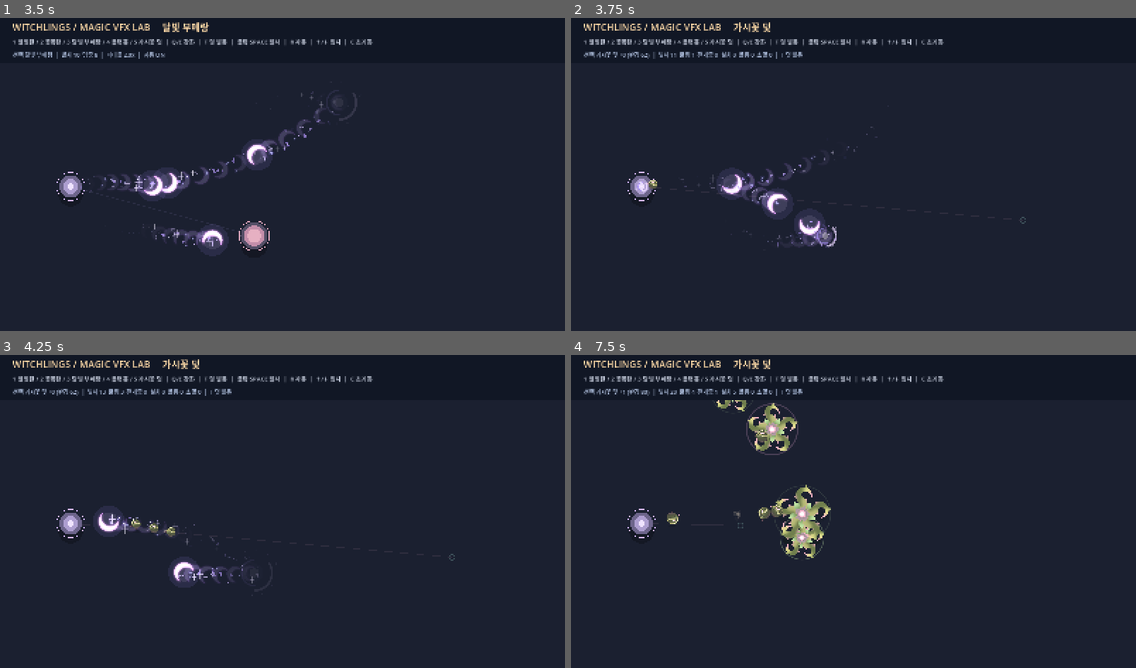
Above: before the commit, frames 1-4 (two rows, left to right).
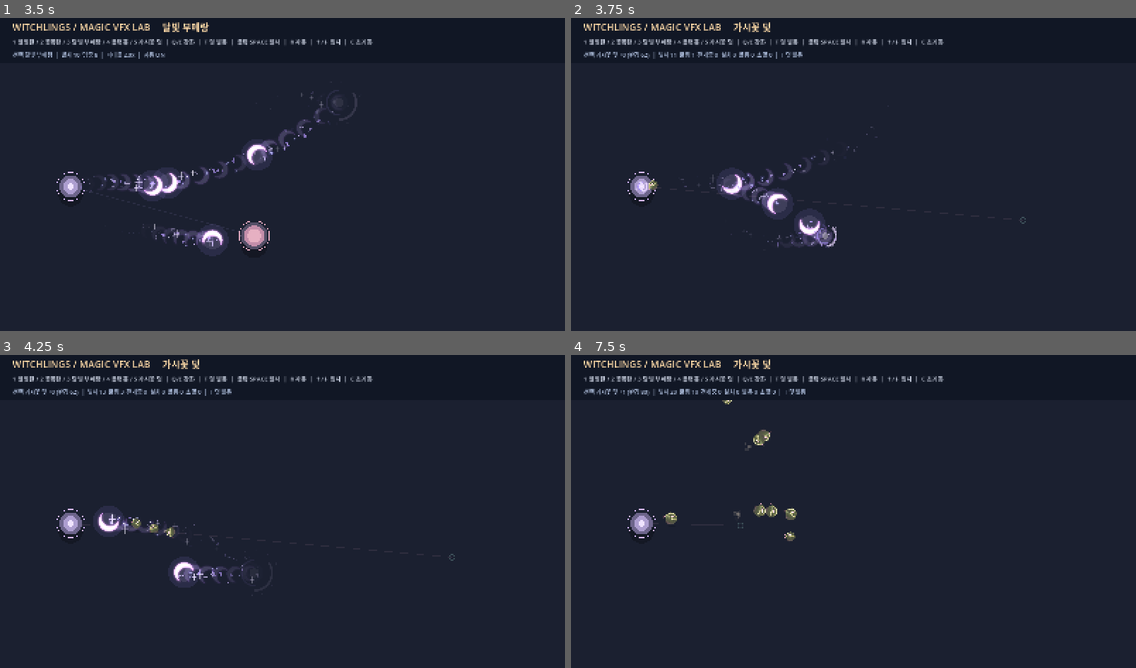
Above: after the commit, the same moments.

Repository: LittleEvasn/Test-Room
Game: Godot game, scene res://scenes/main.tscn
Two runs of this game, one before a commit and one after it. Both use one fixed random seed, a clock stepped at 60 frames per second and the inputs below.
Inputs (mouse positions are in pixels of both pictures, inside the frame that each line leads up to):
- Up to frame 1 (3.5 s): tap Enter at 0.5 s; move the mouse to (406, 155) at 0.52 s; hold Up 0.53-1.25 s; tap 1 at 0.6 s; click (406, 155) at 0.67 s; tap Space at 0.77 s; drag from (169, 187) to (254, 237) at 1.27 s; move the mouse to (339, 102) at 2.02 s; hold Up 2.03-2.75 s; tap 3 at 2.1 s; click (339, 102) at 2.17 s; drag from (254, 237) to (113, 124) at 2.77 s
- Up to frame 2 (3.75 s): move the mouse to (1023, 221) at 3.52 s; hold Down from 3.53 s (still down); tap 5 at 3.6 s; click (1023, 221) at 3.67 s
- Up to frame 3 (4.25 s): keep holding Down; tap Space at 3.77 s
- Up to frame 4 (7.5 s): release Down at 4.25 s; drag from (684, 461) to (768, 430) at 4.27 s; move the mouse to (881, 508) at 5.02 s; hold Down 5.03-5.75 s; tap E at 5.1 s; click (881, 508) at 5.17 s; drag from (768, 430) to (740, 524) at 5.77 s; move the mouse to (977, 492) at 6.52 s; hold Up 6.53-7.25 s; tap R at 6.6 s; click (977, 492) at 6.67 s; tap Space at 6.77 s; drag from (740, 524) to (825, 574) at 7.27 s

Frame 1 is identical in both runs. In frame 2, less than 0.1% of the frame differs, in the area x 13-16%, y 51-55%; in frame 3, less than 0.1%; in frame 4, 2.4%, in the area x 16-46%, y 10-66%.

Commit message:
Port Magicraft TrickMine ECS bounce, damped spin and floor contact formulas precisely

Diff:
--- a/scripts/thorn_trap.gd
+++ b/scripts/thorn_trap.gd
@@ -24,19 +24,21 @@
 const OPEN_DURATION := 0.26
 const HIT_DURATION := 0.42
 const END_DURATION := 0.32
-# Magicraft Spell1012TrickMineSystem reference:
-# horizontal speed 8, gravity 15, initial fall speed -4, rebound ratio 0.33,
-# and effect rotation +/-15 degrees/sec. Units -> pixels are preview-only.
+# Verified against Magicraft's Spell1012TrickMineSystem and SpellMoveJob.
+# Non-falling Trick Mine: Speed=8, z speed=-4 (up), Gravity=15.
+# On floor impact: z speed *= -0.33 * 1.6; XY speed *= 0.66;
+# visual rotation *= 0.66. Stop when abs(z speed) <= 0.2 OR speed <= 0.2.
+# Source uses quaternion.Euler(RADIANS), therefore initial spin is 15 rad/s.
+# Only world-units -> canvas pixels (64), height projection (0.53), and the
+# 1.55s delayed trap deployment are Test-Room mapping/approved visual choices.
 const MINE_UNIT_PX := 64.0
-const MINE_HORIZONTAL_SPEED := 8.0 * MINE_UNIT_PX
-const MINE_GRAVITY := 15.0 * MINE_UNIT_PX
-const MINE_INITIAL_UP_SPEED := 4.0 * MINE_UNIT_PX
+const MINE_HORIZONTAL_SPEED := 8.0
+const MINE_GRAVITY := 15.0
+const MINE_INITIAL_Z_SPEED := -4.0
 const MINE_BOUNCE_RATIO := 0.33
-const MINE_ROTATION_SPEED := 15.0 * PI / 180.0
-const GROUND_DRAG := 3.8
-const HORIZONTAL_RETAIN := 0.82
-const MAX_BOUNCES := 1
-const ROLL_STOP_SPEED := 11.0
+const MINE_COLLISION_SPEED_RATIO := 0.66
+const MINE_ROTATION_SPEED := 15.0
+const MINE_STOP_SPEED := 0.2
 const SHADOW_HEIGHT_FACTOR := 0.53
 const LIMBS := 5
 const TEX_CENTER := Vector2(256.0, 256.0)
@@ -51,13 +53,12 @@
 var travel_time := 0.0
 var state_time := 0.0
 var seed_height := 0.0
-var vertical_speed := MINE_INITIAL_UP_SPEED
+var source_z := 0.0
+var vertical_speed := MINE_INITIAL_Z_SPEED
 var planar_velocity := Vector2.ZERO
 var rotation_velocity := 0.0
 var seed_angle := 0.0
 var ground_hits := 0
-var has_touched_ground := false
-var rolling_on_ground := false
 var stopped := false
 var dust: Array[Dictionary] = []
 
@@ -74,13 +75,12 @@
     if direction.length_squared() < 0.001:
         direction = Vector2.RIGHT
     planar_velocity = direction * MINE_HORIZONTAL_SPEED
-    vertical_speed = MINE_INITIAL_UP_SPEED
+    vertical_speed = MINE_INITIAL_Z_SPEED
+    source_z = 0.0
     seed_angle = randf_range(-PI, PI)
     rotation_velocity = (-1.0 if direction.x >= 0.0 else 1.0) * MINE_ROTATION_SPEED
     ground_hits = 0
-    has_touched_ground = false
     stopped = false
-    rolling_on_ground = false
     travel_time = 0.0
     state_time = 0.0
     seed_height = 0.0
@@ -129,51 +129,44 @@
     queue_redraw()
 
 func _roll(delta: float) -> void:
-    # Use the mine's velocity, gravity and damped floor rebound rather than
-    # tweening all the way to the mouse target and spinning once per 21 pixels.
-    var step: float = minf(delta, ROLL_DURATION - travel_time)
-    travel_time += step
-    if rolling_on_ground:
-        var drag_factor: float = exp(-GROUND_DRAG * step)
-        var displacement: Vector2 = planar_velocity * (1.0 - drag_factor) / GROUND_DRAG
-        ground_pos += displacement
-        planar_velocity *= drag_factor
+    # Direct port of the non-falling FireBall/TrickMine_Fall movement branch.
+    # The source has NO distinct ground-roll state or arbitrary exponential drag.
+    # Small physics substeps prevent Godot frame hitches skipping floor contacts.
+    var remaining: float = minf(delta, maxf(0.0, ROLL_DURATION - travel_time))
+    while remaining > 0.000001:
+        var step: float = minf(remaining, 1.0 / 120.0)
+        remaining -= step
+        travel_time += step
+        if stopped:
+            continue
+
+        # SpellMoveJob.Normal_Common writes Direction*Speed to PhysicsVelocity.
+        ground_pos += planar_velocity * (MINE_UNIT_PX * step)
         global_position = ground_pos
-        seed_height = 0.0
-        var signed_roll: float = 1.0 if planar_velocity.x >= 0.0 else -1.0
-        var roll_angular_speed: float = minf(10.0, displacement.length() * 0.8 / 14.0 / maxf(step, 0.001))
-        seed_angle += signed_roll * roll_angular_speed * step
-        if planar_velocity.length() < ROLL_STOP_SPEED:
-            rolling_on_ground = false
-            stopped = true
-            planar_velocity = Vector2.ZERO
-    elif not stopped:
-        ground_pos += planar_velocity * step
-        global_position = ground_pos
+        # Spell1012TrickMineSystem rotates the art using quaternion.Euler(radians).
         seed_angle += rotation_velocity * step
 
-        var falling_speed: float = vertical_speed - MINE_GRAVITY * step
-        seed_height += (vertical_speed + falling_speed) * 0.5 * step
-        vertical_speed = falling_speed
-        if seed_height <= 0.0:
-            seed_height = 0.0
-            if vertical_speed < -42.0 and ground_hits < MAX_BOUNCES:
-                # Original reference: movement loses energy at each contact.
-                vertical_speed = -vertical_speed * MINE_BOUNCE_RATIO
-                planar_velocity *= HORIZONTAL_RETAIN
-                rotation_velocity *= MINE_BOUNCE_RATIO
-                ground_hits += 1
-                has_touched_ground = true
-                _scatter_dust()
-            else:
+        # SpellMoveJob.TrickMine_Fall: apply gravity (positive z goes DOWN).
+        vertical_speed += MINE_GRAVITY * step
+        if source_z >= -0.01 and vertical_speed > 0.0:
+            source_z = 0.0
+            vertical_speed *= -MINE_BOUNCE_RATIO * 1.6
+            planar_velocity *= MINE_COLLISION_SPEED_RATIO
+            rotation_velocity *= MINE_COLLISION_SPEED_RATIO
+            ground_hits += 1
+            _scatter_dust()
+            if absf(vertical_speed) <= MINE_STOP_SPEED or planar_velocity.length() <= MINE_STOP_SPEED:
+                planar_velocity = Vector2.ZERO
                 vertical_speed = 0.0
-                rolling_on_ground = true
                 rotation_velocity = 0.0
-        elif has_touched_ground:
-            rotation_velocity *= exp(-1.0 * step)
+                stopped = true
+
+        # SpellMoveJob's shared final z integration (clamped to the floor).
+        source_z = minf(0.0, source_z + vertical_speed * step)
+        seed_height = -source_z * MINE_UNIT_PX
 
     if travel_time >= ROLL_DURATION:
-        # Deployment occurs at the physical resting point, never at the cursor.
+        # Original mine would explode; this game substitutes snap-open deployment.
         global_position = ground_pos
         seed_height = 0.0
         state = DEPLOYING
